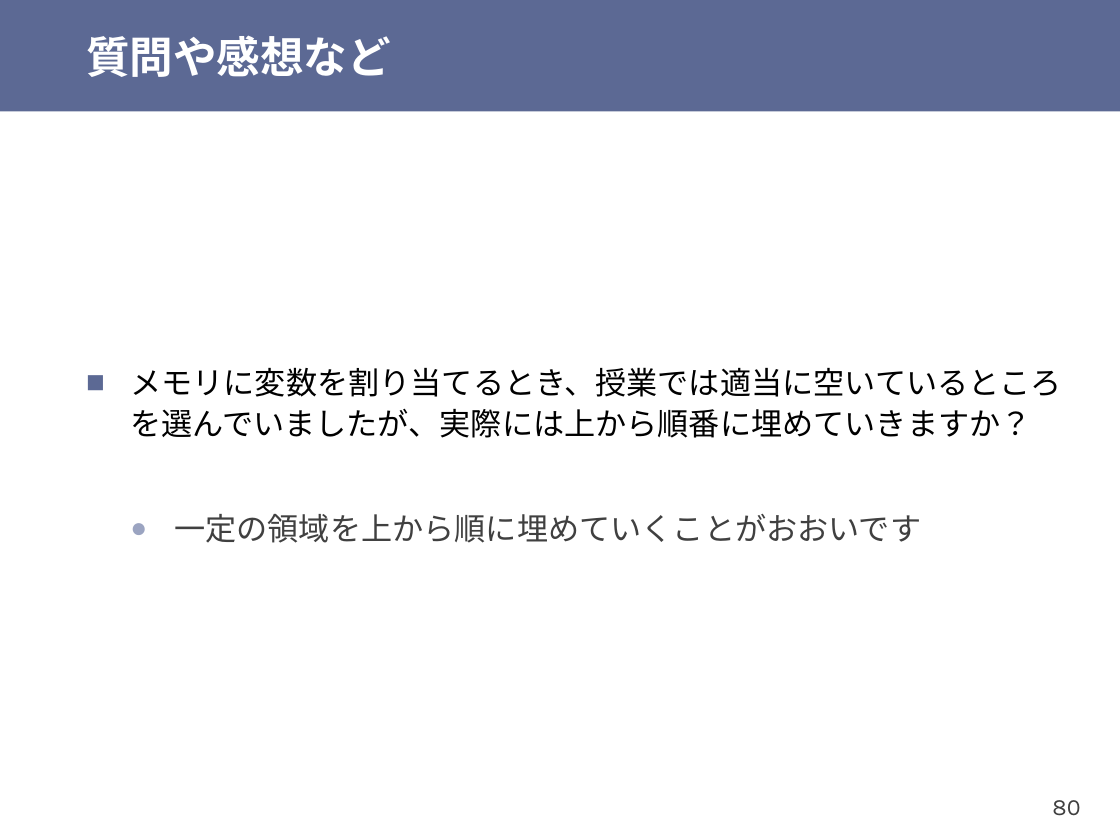
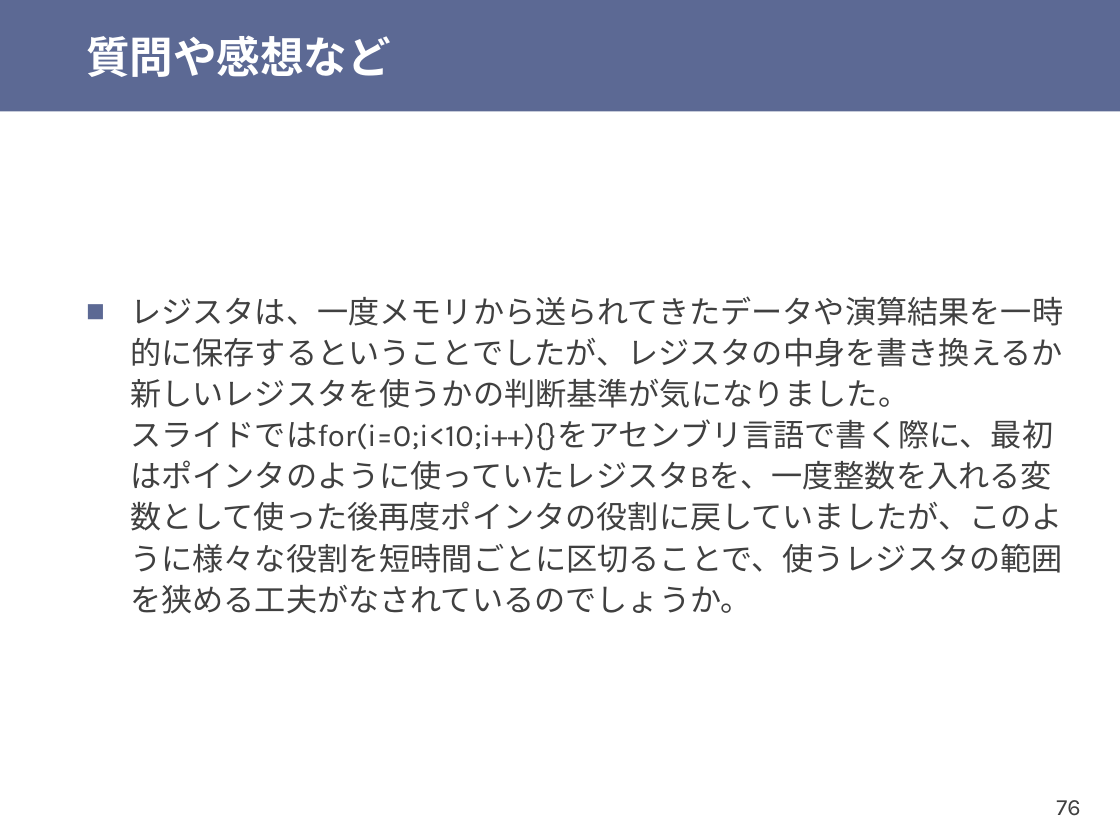
Before and after one commit to shioyadan/otya-computer-architecture-i, a slide deck: slide 76 of cai-shioya-03.pptx (slide 80 before the commit). Drawn at 1120x840 pixels with LibreOffice and Linux fonts; fonts in the diff are those of the drawing. Boxes give left, top, right and bottom in pixels: in the first picture for what was removed or moved away, otherwise in the second. Text is boxed around its words. In the diff, an @@ line names an element or a change of style, - is before the commit and + after.

```diff
--- a/cai-shioya-03.pptx
+++ b/cai-shioya-03.pptx
@@ text at (x1=130, y1=296, x2=1063, y2=614): text changed; font Noto Sans CJK JP to Karla; text colour #000000 to #404040 @@
-■ メモリに変数を割り当てるとき、授業では適当に空いているところを選んでいましたが、実際には上から順番に埋めていきますか？
-  ● 一定の領域を上から順に埋めていくことがおおいです
+■ レジスタは、一度メモリから送られてきたデータや演算結果を一時的に保存するということでしたが、レジスタの中身を書き換えるか新しいレジスタを使うかの判断基準が気になりました。
+  スライドではfor(i=0;i<10;i++){}をアセンブリ言語で書く際に、最初はポインタのように使っていたレジスタBを、一度整数を入れる変数として使った後再度ポインタの役割に戻していましたが、このように様々な役割を短時間ごとに区切ることで、使うレジスタの範囲を狭める工夫がなされているのでしょうか。
@@ page number at (x1=1056, y1=800, x2=1080, y2=816): text changed @@
-80
+76
```
Also in this commit, not shown: 26 other slides changed, 5 slides added, 3 slides removed, 1 other file.
